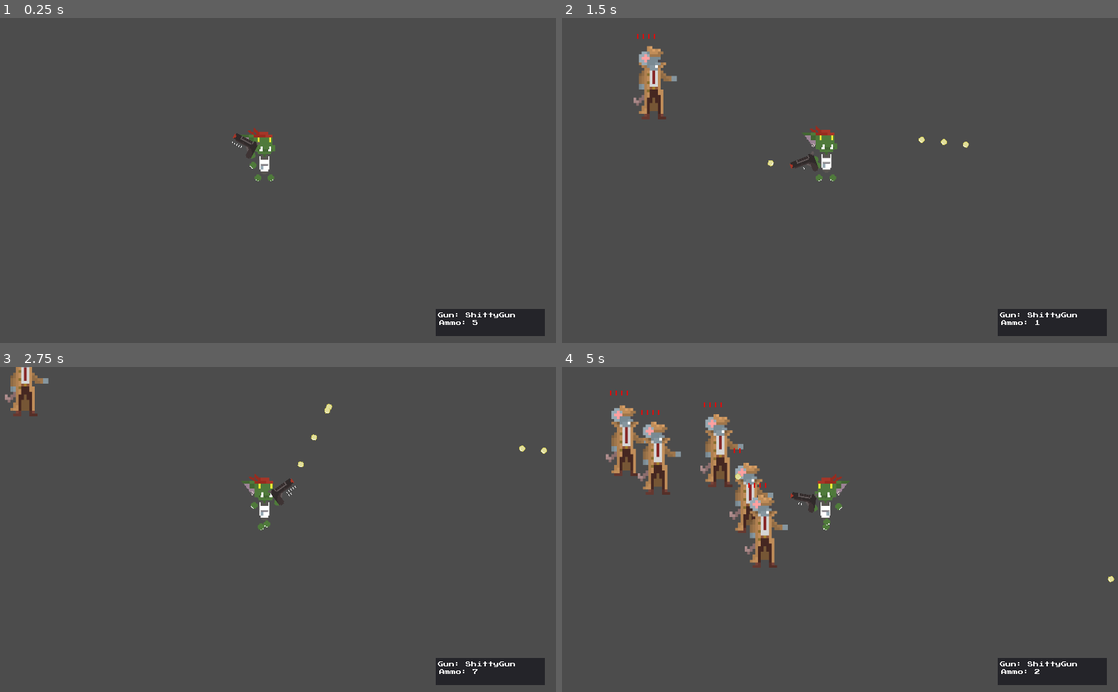
Above: before the commit, frames 1-4 (two rows, left to right).
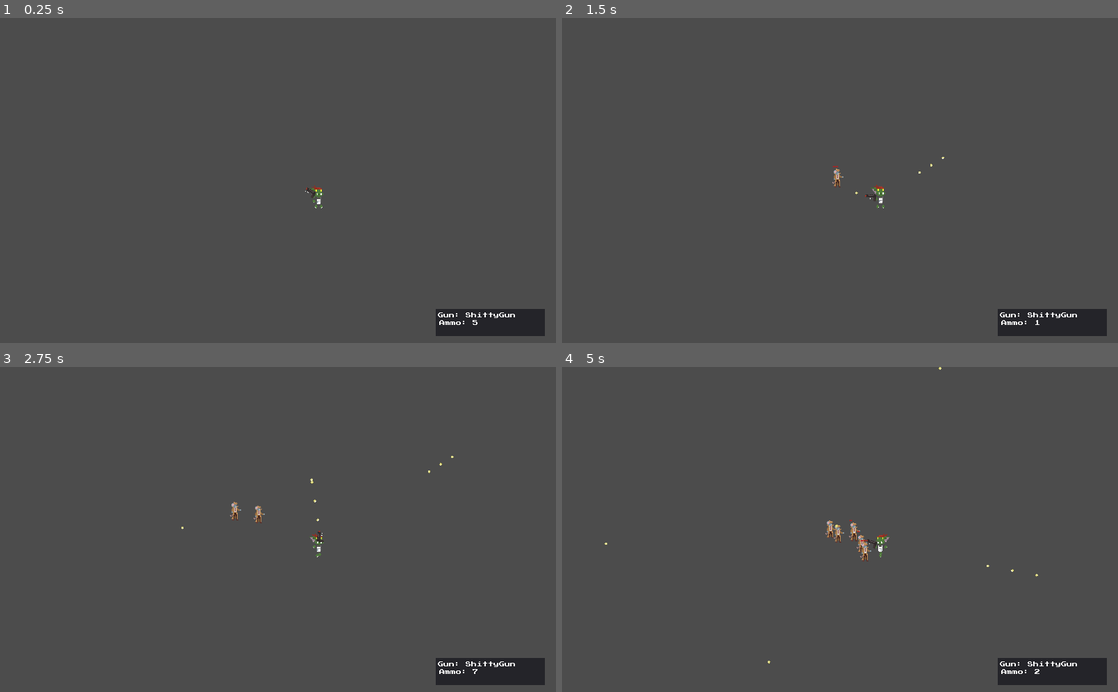
Above: after the commit, the same moments.

Repository: Hemogloben/shooty
Game: Godot game, scene res://Game.tscn
Two runs of this game, one before a commit and one after it. Both use one fixed random seed, a clock stepped at 60 frames per second and the inputs below.
Inputs (mouse positions are in pixels of both pictures, inside the frame that each line leads up to):
- Up to frame 1 (0.25 s): no input
- Up to frame 2 (1.5 s): move the mouse to (962, 164) at 0.52 s; press the mouse at (962, 164) at 0.53 s; hold D (move_right) 0.53-1.28 s; move the mouse to (728, 196) at 1.27 s; release the mouse at (728, 196) at 1.28 s; hold S (move_down) from 1.28 s (still down); click (728, 196) at 1.35 s
- Up to frame 3 (2.75 s): move the mouse to (333, 458) at 2.02 s; release S (move_down) at 2.03 s; press the mouse at (333, 458) at 2.03 s; hold D (move_right) from 2.03 s (still down)
- Up to frame 4 (5 s): move the mouse to (812, 594) at 2.77 s; release D (move_right) at 2.78 s; release the mouse at (812, 594) at 2.78 s; hold W (move_up) 2.78-3.53 s; click (812, 594) at 2.85 s; move the mouse to (1006, 578) at 3.52 s; press the mouse at (1006, 578) at 3.53 s; hold A (move_left) from 3.53 s (still down); move the mouse to (673, 480) at 4.27 s; release the mouse at (673, 480) at 4.28 s; click (673, 480) at 4.35 s

The runs differ from the first frame. In frame 1, 0.6% of the frame differs, in the area x 41-59%, y 33-59%; in frame 2, 1.6%; in frame 3, 1.4%; in frame 4, 5.2%, in the area x 7-100%, y 0-92%.

Commit message:
Adjust Camera / Enemy / Player Sizes for better more accurate scale

Diff:
--- a/Enemy.tscn
+++ b/Enemy.tscn
@@ -38,7 +38,6 @@
 } ]
 
 [node name="Enemy" type="Area2D" groups=["mobs"]]
-scale = Vector2( 0.7, 0.7 )
 script = ExtResource( 18 )
 
 [node name="CollisionShape2D" type="CollisionShape2D" parent="." groups=["mobs"]]
--- a/Game.tscn
+++ b/Game.tscn
@@ -14,6 +14,7 @@
 scale = Vector2( 1.66667, 1.66667 )
 offset = Vector2( 512, 300 )
 current = true
+zoom = Vector2( 4, 4 )
 
 [node name="HUD" type="CanvasLayer" parent="Player/Camera2D"]
 
--- a/Player.tscn
+++ b/Player.tscn
@@ -48,7 +48,6 @@
 
 [node name="Player" type="Area2D"]
 position = Vector2( 487, 244 )
-scale = Vector2( 0.6, 0.6 )
 script = ExtResource( 2 )
 
 [node name="CollisionShape2D" type="CollisionShape2D" parent="."]
